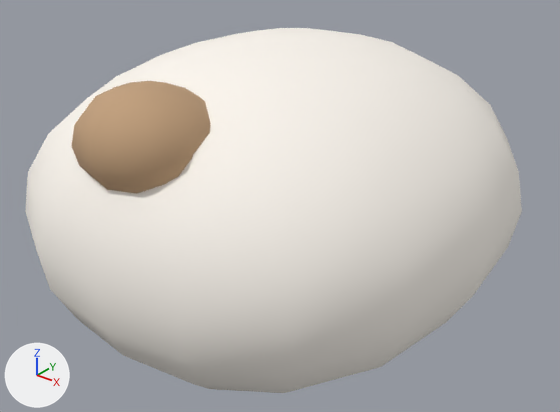
The glTF model character-studio/src/assets/anatomy/parts/muzzle-short-cat.glb, before and after one commit.
Camera for both pictures: a 50 mm camera at (0.1499, -0.2422, 0.1027) aimed at (0.0016, -0.0568, -0.0122). Every picture has the same lights, and +X, +Y and +Z are marked at lower left. The picture after the commit comes second. Shape keys are drawn at the values saved in each file.

Names of what the first picture shows: 'muzzle-short-cat'.
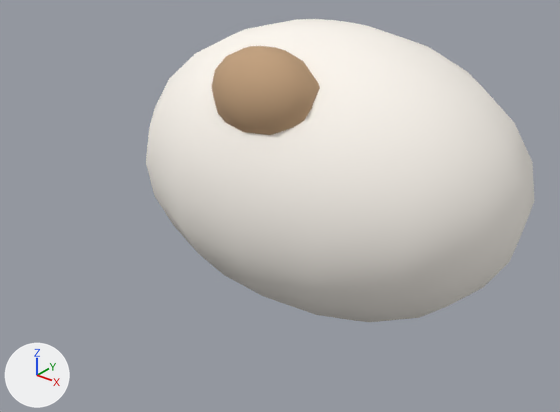
Where the change shows, as pixel boxes [x1, y1, x2, y2] in the pictures (560 x 412 px):
'muzzle-short-cat', reshaped (22% narrower, 17% shorter)
    before: [25, 28, 522, 393]
    after: [146, 19, 535, 322]

Edits to the bpy script that builds the scene:
```text
Change key_0_length:
    where key_0_length = bpy.data.objects['muzzle-short-cat'].data.shape_keys.key_blocks['length']
    key_0_length.value: 1.0 -> 0.0
```
